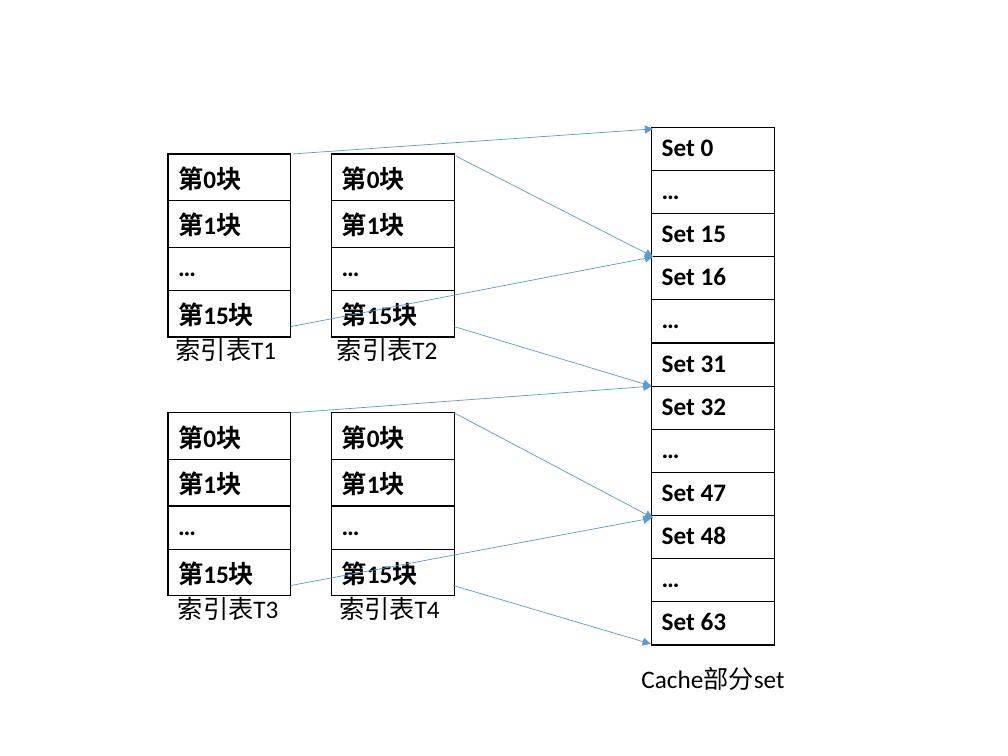
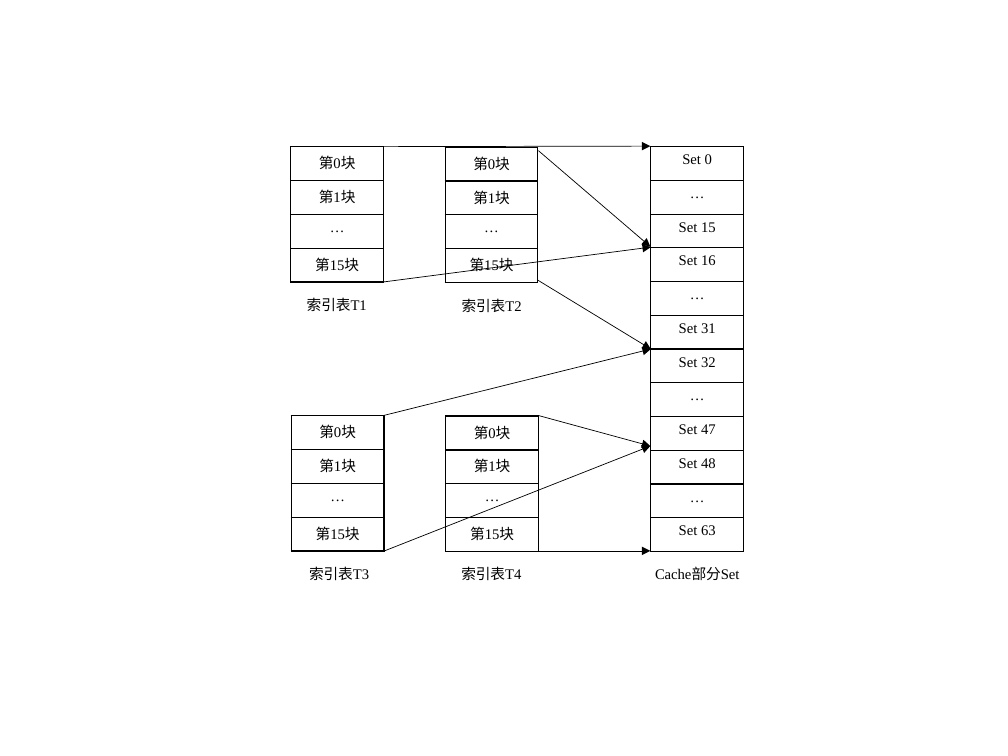
Before and after one commit to leborn0101/graduation, a slide deck: slide 8 of 论文图片.pptx. Drawn at 1008x756 pixels with LibreOffice and Linux fonts; fonts in the diff are those of the drawing. Boxes give left, top, right and bottom in pixels: in the first picture for what was removed or moved away, otherwise in the second. Text is boxed around its words. In the diff, an @@ line names an element or a change of style, - is before the commit and + after.

```diff
--- a/论文图片.pptx
+++ b/论文图片.pptx
@@ table at [290, 146, 383, 281] @@
@@ size 18 to 10.5 pt, font Calibri to Times New Roman, bold off @@
@@ alignment left to centre @@
@@ table: place and size @@
-table at [168, 154, 291, 331]
+table at [290, 146, 383, 281]
@@ arrow moved from (293, 154) - (653, 129) to (384, 146) - (650, 146) @@
@@ arrow (384, 146) - (650, 146): stroke #5B9BD5 0.5 pt to #000000 0.5 pt @@
@@ table at [446, 147, 538, 282] @@
@@ size 18 to 10.5 pt, font Calibri to Times New Roman, bold off @@
@@ alignment left to centre @@
@@ table: place and size @@
-table at [332, 154, 455, 331]
+table at [446, 147, 538, 282]
@@ table at [651, 146, 744, 551] @@
@@ size 18 to 10.5 pt, font Calibri to Times New Roman, bold off @@
@@ alignment left to centre @@
@@ table: place and size @@
-table at [651, 127, 774, 645]
+table at [651, 146, 744, 551]
@@ arrow moved from (457, 156) - (653, 257) to (538, 150) - (650, 247) @@
@@ arrow (538, 150) - (650, 247): stroke #5B9BD5 0.5 pt to #000000 0.5 pt @@
@@ arrow moved from (290, 327) - (653, 257) to (383, 282) - (651, 247) @@
@@ arrow (383, 282) - (651, 247): stroke #5B9BD5 0.5 pt to #000000 0.5 pt @@
@@ text "索引表T1": place and size @@
-text "索引表T1" at [176, 336, 277, 361]
+text "索引表T1" at [307, 297, 367, 311]
@@ size 18 to 10.5 pt, font Calibri to Times New Roman; alignment left to centre in 4 elements at [461, 566, 521, 580], [309, 566, 369, 581], [307, 297, 367, 311], [462, 298, 522, 312] @@
@@ text "索引表T2": place and size @@
-text "索引表T2" at [337, 336, 438, 361]
+text "索引表T2" at [462, 298, 522, 312]
@@ arrow added from (537, 280) to (651, 349), #000000 0.5 pt @@
@@ arrow moved from (455, 327) - (651, 386) to (383, 415) - (651, 349) @@
@@ arrow (383, 415) - (651, 349): stroke #5B9BD5 0.5 pt to #000000 0.5 pt @@
@@ arrow removed from (290, 413) to (651, 386) @@
@@ table at [291, 415, 384, 550] @@
@@ size 18 to 10.5 pt, font Calibri to Times New Roman, bold off @@
@@ alignment left to centre @@
@@ table: place and size @@
-table at [332, 413, 455, 590]
+table at [291, 415, 384, 550]
@@ table at [446, 416, 538, 551] @@
@@ size 18 to 10.5 pt, font Calibri to Times New Roman, bold off @@
@@ alignment left to centre @@
@@ table: place and size @@
-table at [168, 413, 291, 590]
+table at [446, 416, 538, 551]
@@ arrow added from (538, 415) to (650, 447), #000000 0.5 pt @@
@@ arrow moved from (455, 413) - (653, 518) to (384, 551) - (650, 447) @@
@@ arrow (384, 551) - (650, 447): stroke #5B9BD5 0.5 pt to #000000 0.5 pt @@
@@ arrow removed from (290, 586) to (651, 518) @@
@@ text "索引表T3": place and size @@
-text "索引表T3" at [178, 595, 279, 620]
+text "索引表T3" at [309, 566, 369, 581]
@@ text "索引表T4": place and size @@
-text "索引表T4" at [339, 595, 440, 620]
+text "索引表T4" at [461, 566, 521, 580]
@@ arrow added from (538, 551) to (650, 551), #000000 0.5 pt @@
@@ text at [655, 568, 739, 580]: text changed; size 18 to 10.5 pt; font Calibri to Times New Roman @@
-Cache部分set
+Cache部分Set
@@ arrow removed from (454, 586) to (651, 644) @@
```
Also in this commit, not shown: 6 other slides changed, 3 other files.
